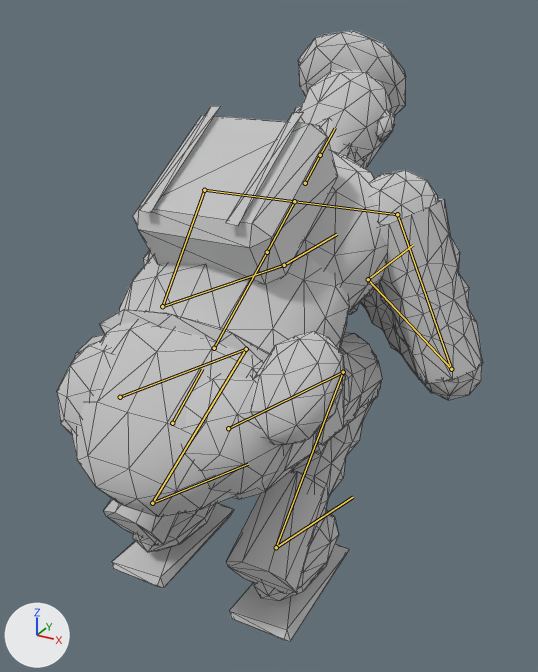
Two versions of the glTF model ambush_loop/art/v2/models/operator_scout_lod1.glb, one commit apart.
Before and after are seen from a 50 mm lens placed at (0.634, -0.934, 1.013), pointed at (0.005, 0.21, 0.441). Arrows for +X, +Y and +Z are at lower left; the lights stay in place. The first picture is the older version. Both versions are drawn at frame 15 of the action 'deploy'; the numbers are the values there. The bones that change, and the others that lie on the model, are drawn over the model as lines. Mesh edges are drawn as thin lines.

The first picture shows 'operator_scout_body.001'.
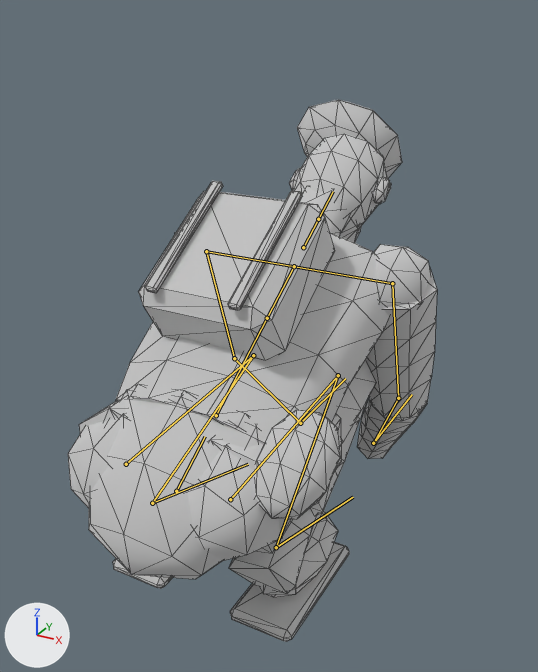
Pixel boxes [x1, y1, x2, y2] of what changed, in the pictures (538 x 672 px):
'operator_scout_body.001', posed (13% narrower, 11% shorter): before [57, 30, 483, 641]; after [68, 100, 437, 642]
bone 'pelvis', root to tip: before (172, 423) to (202, 369); after (176, 491) to (205, 436)
bone 'upper_arm.L', root to tip: before (204, 190) to (162, 306); after (206, 251) to (234, 358)
bone 'forearm.L', root to tip: before (162, 306) to (284, 265); after (234, 358) to (300, 423)
bone 'hand.L', root to tip: before (284, 265) to (337, 234); after (300, 423) to (345, 378)
bone 'upper_arm.R', root to tip: before (397, 214) to (451, 369); after (392, 283) to (398, 398)
bone 'forearm.R', root to tip: before (451, 369) to (368, 279); after (398, 398) to (373, 443)
bone 'hand.R', root to tip: before (368, 279) to (413, 245); after (373, 443) to (412, 394)
bone 'thigh.L', root to tip: before (120, 397) to (246, 349); after (126, 464) to (253, 355)
bone 'shin.L', root to tip: before (246, 349) to (152, 503); after (253, 355) to (152, 503)
bone 'thigh.R', root to tip: before (228, 428) to (343, 372); after (230, 499) to (338, 375)
bone 'shin.R', root to tip: before (343, 372) to (276, 547); after (338, 375) to (276, 547)

What changed in the scene script:
```text
Change bone_pelvis:
    where bone_pelvis = bpy.data.objects['Rig.002'].pose.bones['pelvis']  # child of 'root'
    bone_pelvis.location: (0.0, -0.524, 0.1) -> (0.0, -0.654, 0.1)
Change bone_upper_arm_l:
    where bone_upper_arm_l = bpy.data.objects['Rig.002'].pose.bones['upper_arm.L']  # child of 'clavicle.L'
    bone_upper_arm_l.rotation_quaternion: (0.989, -0.078, 0.0, 0.122) -> (0.992, 0.035, 0.0, -0.12)  # degrees (-9, 1, 14) -> degrees (4, 0, -14)
Change bone_forearm_l:
    where bone_forearm_l = bpy.data.objects['Rig.002'].pose.bones['forearm.L']  # child of 'upper_arm.L'
    bone_forearm_l.rotation_quaternion: (0.934, 0.225, -0.024, -0.276) -> (0.796, -0.602, 0.052, -0.027)  # degrees (26, 5, -32) -> degrees (-74, 3, -6)
Change bone_hand_l:
    where bone_hand_l = bpy.data.objects['Rig.002'].pose.bones['hand.L']  # child of 'forearm.L'
    bone_hand_l.rotation_quaternion: (0.962, -0.089, -0.018, 0.256) -> (0.851, 0.467, -0.233, 0.056)  # degrees (-10, 1, 30) -> degrees (59, -27, -8)
Change bone_upper_arm_r:
    where bone_upper_arm_r = bpy.data.objects['Rig.002'].pose.bones['upper_arm.R']  # child of 'clavicle.R'
    bone_upper_arm_r.rotation_quaternion: (0.989, -0.079, 0.0, -0.122) -> (0.992, 0.035, 0.0, 0.12)  # degrees (-9, -1, -14) -> degrees (4, 0, 14)
Change bone_forearm_r:
    where bone_forearm_r = bpy.data.objects['Rig.002'].pose.bones['forearm.R']  # child of 'upper_arm.R'
    bone_forearm_r.rotation_quaternion: (0.934, 0.225, 0.024, 0.277) -> (0.797, -0.601, -0.052, 0.027)  # degrees (26, -5, 32) -> degrees (-74, -3, 6)
Change bone_hand_r:
    where bone_hand_r = bpy.data.objects['Rig.002'].pose.bones['hand.R']  # child of 'forearm.R'
    bone_hand_r.rotation_quaternion: (0.962, -0.089, 0.018, -0.257) -> (0.851, 0.467, 0.233, -0.056)  # degrees (-10, -1, -30) -> degrees (59, 27, 8)
Change bone_thigh_l:
    where bone_thigh_l = bpy.data.objects['Rig.002'].pose.bones['thigh.L']  # child of 'pelvis'
    bone_thigh_l.rotation_quaternion: (0.403, 0.914, -0.024, -0.03) -> (0.277, 0.96, -0.015, -0.041)  # degrees (132, 2, -4) -> degrees (148, 4, -3)
Change bone_shin_l:
    where bone_shin_l = bpy.data.objects['Rig.002'].pose.bones['shin.L']  # child of 'thigh.L'
    bone_shin_l.rotation_quaternion: (0.427, -0.904, -0.004, 0.015) -> (0.281, -0.959, 0.004, 0.036)  # degrees (-129, 1, 1) -> degrees (-147, 4, 1)
Change bone_foot_l:
    where bone_foot_l = bpy.data.objects['Rig.002'].pose.bones['foot.L']  # child of 'shin.L'
    bone_foot_l.rotation_quaternion: (0.89, 0.456, -0.024, -0.013) -> (0.879, 0.474, -0.046, -0.018)  # degrees (54, -2, -3) -> degrees (57, -4, -4)
Change bone_thigh_r:
    where bone_thigh_r = bpy.data.objects['Rig.002'].pose.bones['thigh.R']  # child of 'pelvis'
    bone_thigh_r.rotation_quaternion: (0.403, 0.914, 0.024, 0.03) -> (0.277, 0.96, 0.015, 0.041)  # degrees (132, -2, 4) -> degrees (148, -4, 3)
Change bone_shin_r:
    where bone_shin_r = bpy.data.objects['Rig.002'].pose.bones['shin.R']  # child of 'thigh.R'
    bone_shin_r.rotation_quaternion: (0.427, -0.904, 0.004, -0.015) -> (0.281, -0.959, -0.004, -0.036)  # degrees (-129, -1, -1) -> degrees (-147, -4, -1)
Change bone_foot_r:
    where bone_foot_r = bpy.data.objects['Rig.002'].pose.bones['foot.R']  # child of 'shin.R'
    bone_foot_r.rotation_quaternion: (0.89, 0.456, 0.024, 0.013) -> (0.879, 0.474, 0.046, 0.018)  # degrees (54, 2, 3) -> degrees (57, 4, 4)
```
